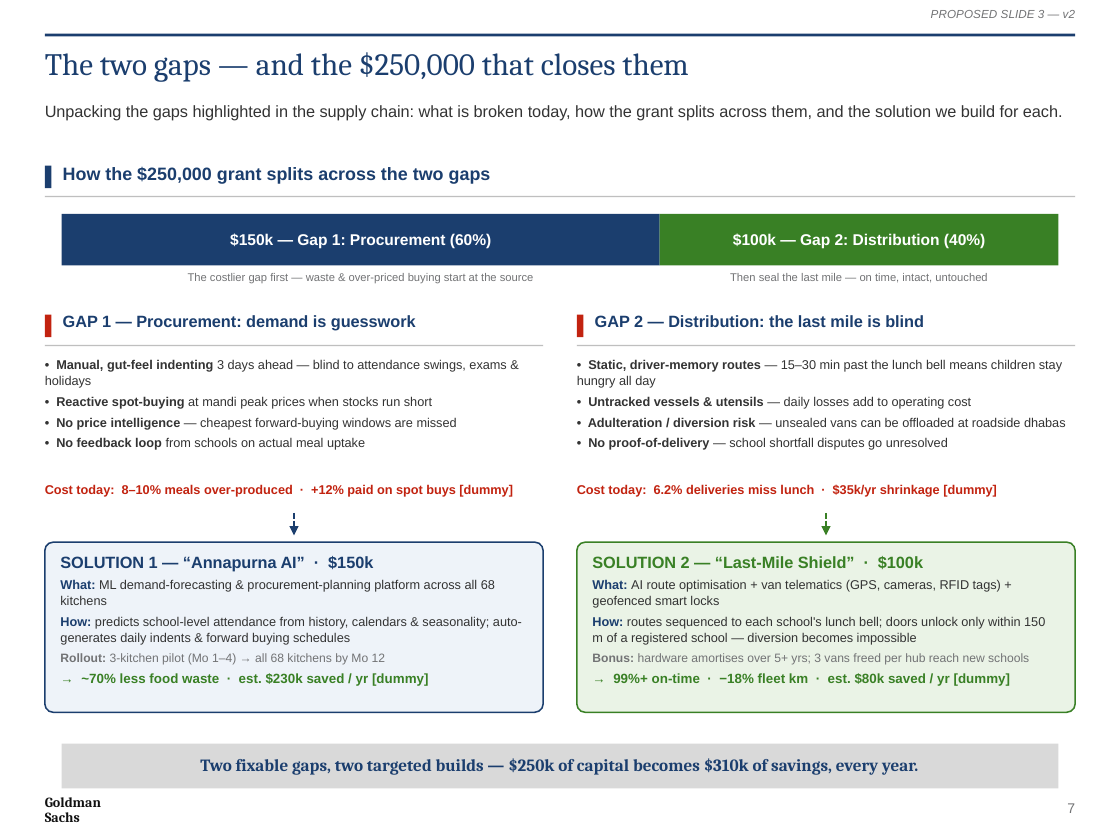
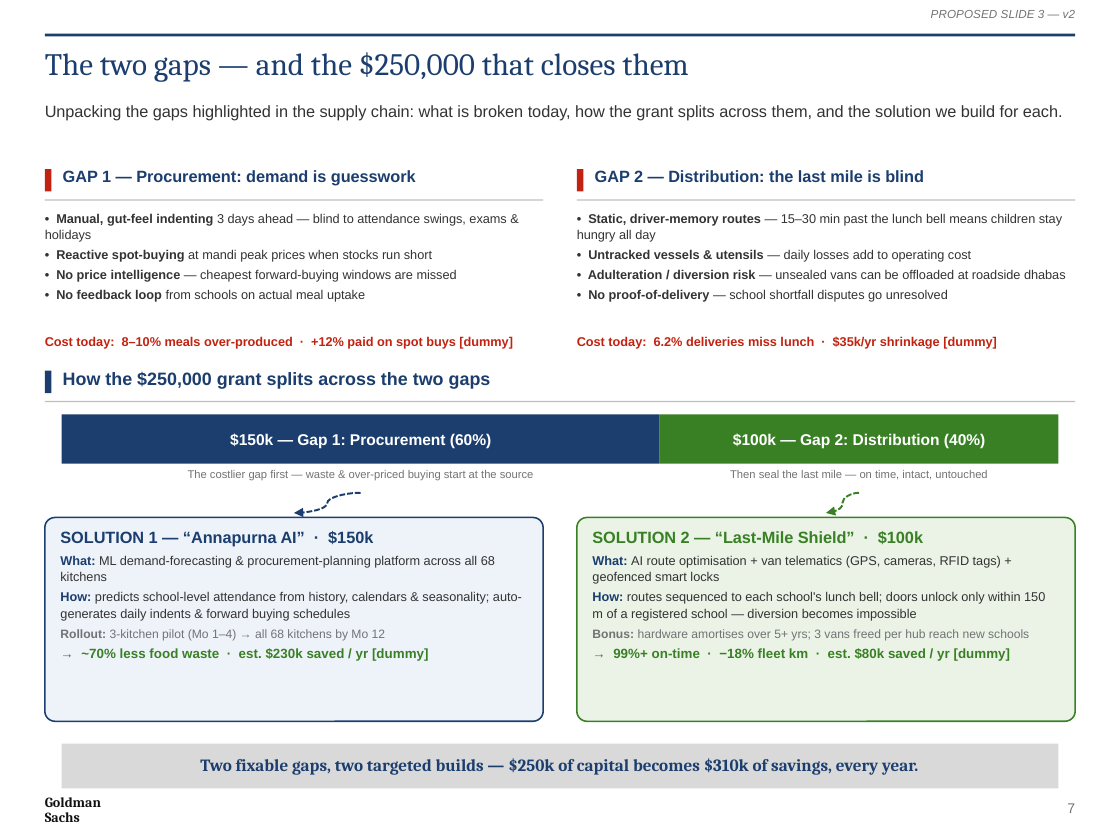
Before and after one commit to NishantTomer5601/akshayapatra-gs-pitch, a slide deck: slide 7 of AkshayaPatra_GS_Pitch.pptx. Drawn at 1120x840 pixels with LibreOffice and Linux fonts; fonts in the diff are those of the drawing. Boxes give left, top, right and bottom in pixels: in the first picture for what was removed or moved away, otherwise in the second. Text is boxed around its words. In the diff, an @@ line names an element or a change of style, - is before the commit and + after.

```diff
--- a/AkshayaPatra_GS_Pitch.pptx
+++ b/AkshayaPatra_GS_Pitch.pptx
@@ rectangle moved from (x1=45, y1=166, x2=52, y2=188) to (x1=45, y1=169, x2=52, y2=192) @@
@@ rectangle at (x1=45, y1=169, x2=52, y2=192): fill #1B3E6E to #C22310 @@
@@ 2 rectangles, 1 text moved together from (x1=63, y1=315, x2=1075, y2=346) to (x1=63, y1=169, x2=1075, y2=200) @@
@@ text at (x1=595, y1=170, x2=924, y2=182): text changed; size 10 to 10.5 pt; text colour #FFFFFF to #1B3E6E @@
-$100k — Gap 2: Distribution (40%)
+GAP 2 — Distribution: the last mile is blind
@@ text "GAP 2 — Distribution: the ..." at (x1=595, y1=170, x2=924, y2=182): vertical alignment middle to top @@
@@ rectangle resized from (x1=45, y1=196, x2=1075, y2=197) to (x1=45, y1=199, x2=543, y2=200) @@
@@ text "• Manual, gut-feel indenting 3 ..." moved from (x1=45, y1=359, x2=506, y2=450) to (x1=45, y1=213, x2=506, y2=302) @@
@@ text "• Manual, gut-feel indenting 3 ..." at (x1=45, y1=213, x2=506, y2=302): line spacing 1.05 to 1.02 @@
@@ text "• Static, driver-memory routes — ..." at (x1=577, y1=213, x2=1066, y2=302): line spacing 1.05 to 1.02 @@
@@ text "• Static, driver-memory routes — ..." moved from (x1=577, y1=359, x2=1066, y2=450) to (x1=577, y1=213, x2=1066, y2=302) @@
@@ text "Cost today: 8–10% meals over-produced ..." moved from (x1=45, y1=484, x2=513, y2=497) to (x1=45, y1=336, x2=513, y2=349) @@
@@ rectangle removed at (x1=45, y1=345, x2=543, y2=346) @@
@@ text "Cost today: 6.2% deliveries miss ..." moved from (x1=577, y1=484, x2=997, y2=497) to (x1=577, y1=336, x2=997, y2=349) @@
@@ rectangle moved from (x1=45, y1=315, x2=52, y2=337) to (x1=45, y1=371, x2=52, y2=393) @@
@@ rectangle at (x1=45, y1=371, x2=52, y2=393): fill #C22310 to #1B3E6E @@
@@ text "How the $250,000 grant splits ..." moved from (x1=63, y1=167, x2=491, y2=184) to (x1=63, y1=372, x2=491, y2=389) @@
@@ rectangle added at (x1=45, y1=401, x2=1075, y2=402), fill #BFBFBF @@
@@ 2 rectangles, 1 text moved together from (x1=62, y1=214, x2=1058, y2=265) to (x1=62, y1=414, x2=1058, y2=464) @@
@@ text "$100k — Gap 2: Distribution ..." at (x1=733, y1=433, x2=985, y2=448): vertical alignment top to middle @@
@@ text at (x1=733, y1=433, x2=985, y2=448): text changed; size 10.5 to 10 pt; text colour #1B3E6E to #FFFFFF @@
-GAP 2 — Distribution: the last mile is blind
+$100k — Gap 2: Distribution (40%)
@@ text "The costlier gap first — ..." moved from (x1=188, y1=273, x2=534, y2=283) to (x1=188, y1=470, x2=534, y2=480) @@
@@ text "Then seal the last mile ..." moved from (x1=730, y1=273, x2=987, y2=283) to (x1=730, y1=470, x2=987, y2=480) @@
@@ curved arrow added from (361, 493) to (293, 513), #1B3E6E 1.25 pt dashed @@
@@ curved arrow added from (859, 493) to (827, 513), #398025 1.25 pt dashed @@
@@ rounded rectangle resized from (x1=45, y1=542, x2=543, y2=712) to (x1=45, y1=517, x2=543, y2=721) @@
@@ text "SOLUTION 1 — “Annapurna AI” ..." moved from (x1=60, y1=556, x2=522, y2=686) to (x1=60, y1=531, x2=522, y2=661) @@
@@ arrow removed from (293, 513) to (293, 535) @@
@@ rounded rectangle resized from (x1=577, y1=542, x2=1075, y2=712) to (x1=577, y1=517, x2=1075, y2=721) @@
@@ text "SOLUTION 2 — “Last-Mile Shield” ..." moved from (x1=592, y1=556, x2=1045, y2=686) to (x1=592, y1=531, x2=1045, y2=661) @@
@@ arrow removed from (827, 513) to (827, 535) @@
```
Also in this commit, not shown: 1 slide added, 4 other files.
